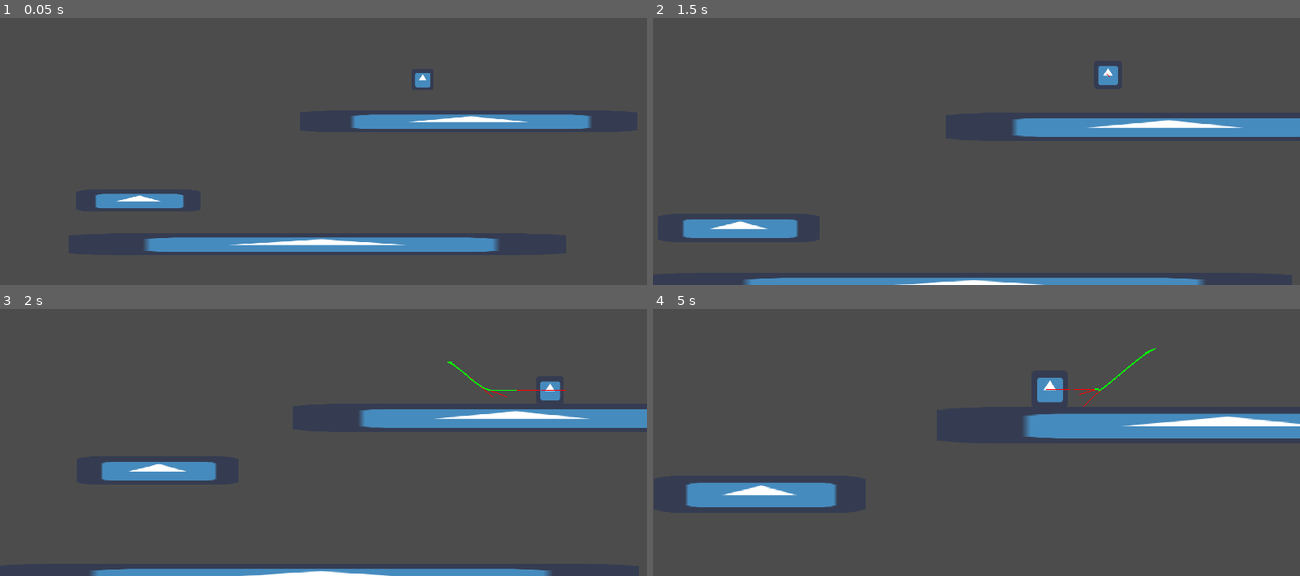
Above: before the commit, frames 1-4 (two rows, left to right).
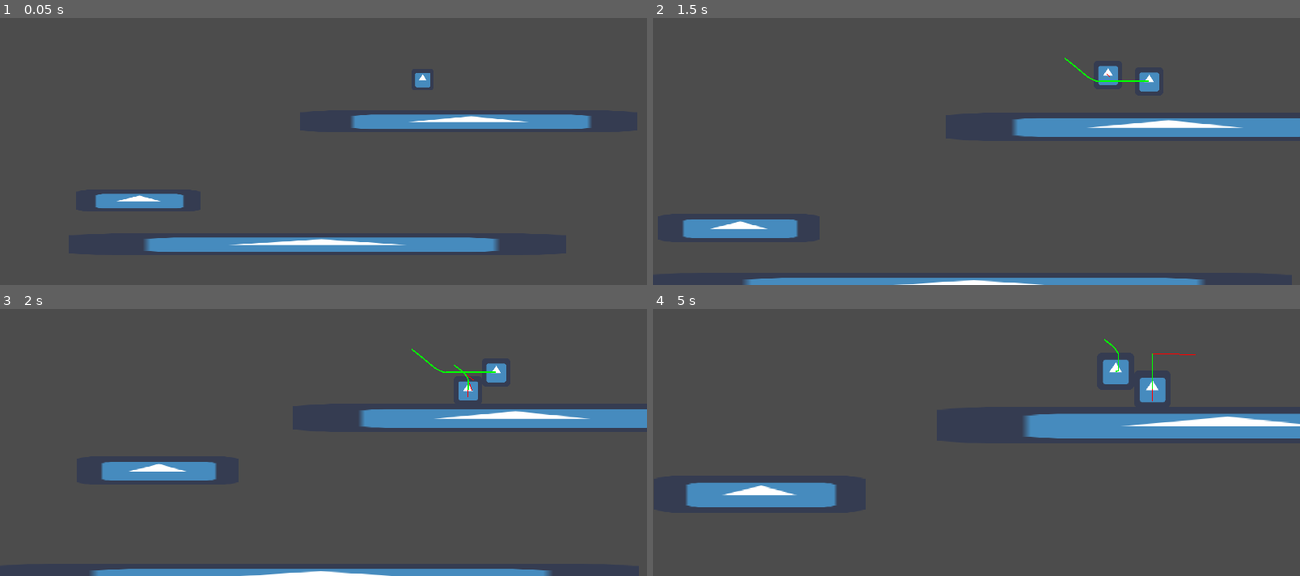
Above: after the commit, the same moments.

Repository: QuentinDaveau/Fractal-Reborn
Game: Godot game, scene res://src/game/Game.tscn
Same seed, same stepped clock (60 frames per second), same inputs: the game is played once before the commit and once after it. The engine's default icon, where the game draws it, is replaced by a stand-in: a white triangle on a blue panel in a dark square.
Inputs:
- Up to frame 1 (0.05 s): no input
- Up to frame 2 (1.5 s): tap Enter (ui_accept) at 0.5, 0.6, 1.35 s; hold Right (ui_right) from 0.53 s (still down); tap Space (game_jump) at 0.77 s
- Up to frame 3 (2 s): keep holding Right (ui_right); tap Space (game_jump) at 1.52 s
- Up to frame 4 (5 s): release Right (ui_right) at 2.03 s; hold Left (ui_left) 2.03-2.78 s; tap Enter (ui_accept) every 0.75 s from 2.1 to 4.35 s; hold Right (ui_right) 2.78-4.28 s; tap Space (game_jump) at 3.02, 3.77, 4.52 s; hold Left (ui_left) from 4.28 s (still down)

Frame 1 is identical in both runs. In frame 2, 0.3% of the frame differs, in the area x 63-79%, y 14-28%; in frame 3, 0.8%; in frame 4, 1.2%, in the area x 59-84%, y 11-37%.
Error after the commit: Division By Zero in operator '/'. (res://src/clone/time_curve_generator.gd:14)

Commit message:
Add clone

Diff:
--- a/src/character/Character.gd
+++ b/src/character/Character.gd
@@ -41,3 +41,7 @@
 
 func move(delta: float, velocity: Vector2) -> void:
 	_velocity = move_and_slide_with_snap(velocity, _snap, GROUND_VECT)
+
+
+func get_logs() -> Array:
+	return $Loggers/MotionLogger.get_logs()
--- a/src/character/Character.tscn
+++ b/src/character/Character.tscn
@@ -11,7 +11,9 @@
 [ext_resource path="res://src/character/log_debugger.gd" type="Script" id=9]
 [ext_resource path="res://src/character/motion_predictor_debugger.gd" type="Script" id=10]
 
-[node name="Character" type="KinematicBody2D"]
+[node name="Character" type="KinematicBody2D" groups=[
+"Logged",
+]]
 script = ExtResource( 7 )
 
 [node name="CollisionPolygon2D" type="CollisionPolygon2D" parent="."]
--- a/src/character/character_state_machine/character_state_machine.gd
+++ b/src/character/character_state_machine/character_state_machine.gd
@@ -15,7 +15,6 @@
 	if state_name in ["fall", "jump"]:
 		if not(current_state in [states_map["fall"], states_map["jump"]]):
 			states_stack.push_front(states_map[state_name])
-	print(state_name)
 	._change_state(state_name)
 
 
--- a/src/character/motion_logger.gd
+++ b/src/character/motion_logger.gd
@@ -17,7 +17,6 @@
 # Takes an initial snapshot when ready
 func _ready() -> void:
 	_take_snap()
-	# Debug
 
 
 # Every LOG_RATE_SEC, or when a important change in velocity is detected, takes a snapshot
@@ -40,8 +39,13 @@
 	_delay = LOG_RATE_SEC
 
 
-# Debug
+# DEBUG
 func _notification(what):
 	if what == MainLoop.NOTIFICATION_WM_QUIT_REQUEST:
 		print(_logs)
 		get_tree().quit() # default behavior
+
+
+# Returns the saved logs
+func get_logs() -> Array:
+	return _logs
--- a/src/character/motion_predictor_debugger.gd
+++ b/src/character/motion_predictor_debugger.gd
@@ -7,10 +7,10 @@
 func _process(delta: float) -> void:
 	CURVE = Curve2D.new()
 	var logs = get_parent()._logs
-	for i in range(0, logs.size() - 1):
+	for i in range(1, logs.size() - 1):
 		var tang = logs[i + 1][1] - logs[i - 1][1]
-		var left_angle_ratio = abs(tang.tangent().angle_to(logs[i - 1][1] - logs[i][1]) / PI) / 2
-		var right_angle_ratio = abs(tang.tangent().angle_to(logs[i + 1][1] - logs[i][1]) / PI) / 2
+		var left_angle_ratio = abs(tang.tangent().angle_to(logs[i - 1][1] - logs[i][1]) / PI) / 4
+		var right_angle_ratio = abs(tang.tangent().angle_to(logs[i + 1][1] - logs[i][1]) / PI) / 4
 		CURVE.add_point(logs[i][1], - tang * left_angle_ratio, tang * right_angle_ratio)
 	_delay -= delta
 	if _delay <= 0:
--- /dev/null
+++ b/src/clone/Clone.tscn
@@ -0,0 +1,39 @@
+[gd_scene load_steps=8 format=2]
+
+[ext_resource path="res://icon.png" type="Texture" id=1]
+[ext_resource path="res://src/clone/motion_predictor_debugger.gd" type="Script" id=2]
+[ext_resource path="res://src/clone/motion_predictor.gd" type="Script" id=3]
+[ext_resource path="res://src/clone/motion_player.gd" type="Script" id=4]
+[ext_resource path="res://src/clone/time_curve_generator.gd" type="Script" id=5]
+[ext_resource path="res://src/clone/clone.gd" type="Script" id=6]
+[ext_resource path="res://src/clone/curve_debugger.gd" type="Script" id=7]
+
+[node name="Clone" type="KinematicBody2D"]
+motion/sync_to_physics = true
+script = ExtResource( 6 )
+
+[node name="CollisionPolygon2D" type="CollisionPolygon2D" parent="."]
+polygon = PoolVector2Array( -28, -32, -32, -28, -32, 28, -28, 32, 28, 32, 32, 28, 32, -28, 28, -32 )
+
+[node name="Sprite" type="Sprite" parent="."]
+texture = ExtResource( 1 )
+
+[node name="Players" type="Node" parent="."]
+
+[node name="MotionPlayer" type="Node" parent="Players"]
+script = ExtResource( 4 )
+
+[node name="MotionPredictor" type="Node" parent="Players/MotionPlayer"]
+script = ExtResource( 3 )
+
+[node name="MotionPredictorDebugger" type="Node2D" parent="Players/MotionPlayer/MotionPredictor"]
+script = ExtResource( 2 )
+
+[node name="TimeCurveGenerator" type="Node" parent="Players/MotionPlayer"]
+script = ExtResource( 5 )
+
+[node name="CurveDebugger" type="Node2D" parent="Players/MotionPlayer/TimeCurveGenerator"]
+script = ExtResource( 7 )
+
+[node name="Tween" type="Tween" parent="Players/MotionPlayer"]
+playback_process_mode = 0
--- /dev/null
+++ b/src/clone/clone.gd
@@ -0,0 +1,5 @@
+extends KinematicBody2D
+
+
+func setup(logs: Array) -> void:
+	$Players/MotionPlayer.setup(logs)
--- /dev/null
+++ b/src/clone/curve_debugger.gd
@@ -0,0 +1,15 @@
+extends Node2D
+
+
+var _curve: Curve
+
+
+func draw_curve(curve: Curve) -> void:
+	_curve = curve
+	update()
+
+
+func _draw() -> void:
+	for i in _curve.get_point_count():
+		print(_curve.interpolate_baked(float(i)/_curve.get_point_count()))
+		draw_circle(Vector2(i*5, _curve.interpolate_baked(float(i)/_curve.get_point_count()) * 100), 2, Color.blue)
--- /dev/null
+++ b/src/clone/motion_player.gd
@@ -0,0 +1,28 @@
+extends Node
+
+# Follow the path given by the MotionPredictor
+
+var _path: Curve2D
+var _time_curve: Curve
+var _total_time: int
+var _current_time: int = 0
+
+
+func setup(logs: Array) -> void:
+	_total_time = logs[-1][0] / 1000.0
+	print(_total_time)
+	_path = $MotionPredictor.predict_path(logs)
+	if not _path:
+		printerr("Issue with path generation!")
+	_time_curve = $TimeCurveGenerator.generate_time_curve(logs)
+
+
+func _ready() -> void:
+	$Tween.interpolate_method(self, "update_position", 0, 1, _total_time, Tween.TRANS_LINEAR)
+	$Tween.start()
+
+
+func update_position(replay_amount: float) -> void:
+	print(_time_curve.interpolate(replay_amount) * _path.get_point_count())
+	owner.global_position = _path.interpolatef(_time_curve.interpolate(replay_amount) * _path.get_point_count())
+#	owner.global_position = _path.interpolatef(replay_amount * _path.get_point_count())
--- /dev/null
+++ b/src/clone/motion_predictor.gd
@@ -0,0 +1,17 @@
+extends Node
+
+# Predicts the path the clone will have to follow using a bezier curve
+
+var _curve: Curve2D = Curve2D.new()
+
+
+func predict_path(logs: Array) -> Curve2D:
+	for i in range(1, logs.size() - 1):
+		var tang = logs[i + 1][1] - logs[i - 1][1]
+		var left_angle_ratio = abs(tang.tangent().angle_to(logs[i - 1][1] - logs[i][1]) / PI) / 4
+		var right_angle_ratio = abs(tang.tangent().angle_to(logs[i + 1][1] - logs[i][1]) / PI) / 4
+		_curve.add_point(logs[i][1], - tang * left_angle_ratio, tang * right_angle_ratio)
+	# DEBUG
+	if has_node("MotionPredictorDebugger"):
+		$MotionPredictorDebugger.set_path(_curve)
+	return _curve
--- /dev/null
+++ b/src/clone/motion_predictor_debugger.gd
@@ -0,0 +1,14 @@
+extends Node2D
+
+# Debug node which displays the path that the clone will follow
+
+var _path: Curve2D
+
+
+func set_path(new_path: Curve2D) -> void:
+	_path = new_path
+	update()
+
+
+func _draw() -> void:
+	draw_polyline(_path.get_baked_points(), Color.green, 4.0)
--- /dev/null
+++ b/src/clone/time_curve_generator.gd
@@ -0,0 +1,20 @@
+extends Node
+
+
+var _time_curve: Curve = Curve.new()
+
+
+func generate_time_curve(logs: Array) -> Curve:
+	var total_time: float = logs[-1][0]
+	var points_count = logs.size()
+	_time_curve.min_value = 0
+	_time_curve.max_value = total_time
+	var i := 1.0
+	for l in logs:
+		print(Vector2(i/points_count, l[0]/total_time), "   ", Vector2(i/points_count, l[0]/total_time).reflect(Vector2(-1, -1).normalized()))
+		_time_curve.add_point(Vector2(i/points_count, (2 * (i/points_count)) - (l[0]/total_time)))
+		i += 1
+	_time_curve.bake()
+	# DEBUG
+	$CurveDebugger.draw_curve(_time_curve)
+	return _time_curve
--- a/src/game_managers/level_manager/level_manager.gd
+++ b/src/game_managers/level_manager/level_manager.gd
@@ -14,5 +14,4 @@
 func _process(delta: float) -> void:
 	if Input.is_action_just_pressed("ui_accept"):
 		var map_center_position = _level_instance.new_gen()
-		print(map_center_position)
 		CameraManager.get_camera().position = map_center_position
--- a/src/level/level.gd
+++ b/src/level/level.gd
@@ -4,6 +4,7 @@
 export(float) var _zoom_level: float = 0.1
 
 onready var _map: Resource = load("res://src/map/TestMap.tscn")
+onready var _clone: Resource = load("res://src/clone/Clone.tscn")
 
 var _active_map: Node2D
 var _gen: int = 0
@@ -16,7 +17,15 @@
 
 func new_gen() -> Vector2:
 	_gen += 1
+	var logs_buffer = []
+	for e in get_tree().get_nodes_in_group("Logged"):
+		logs_buffer.append(e.get_logs())
 	_regenerate_map()
+	for e in logs_buffer:
+		var clone = _clone.instance()
+		clone.setup(e)
+		_active_map.add_child(clone)
+		print("eeeee")
 	return Vector2(960, 540) * (1 + (_zoom_level * _gen))
 
 
@@ -24,5 +33,4 @@
 	_active_map.queue_free()
 	_active_map = _map.instance()
 	_active_map.scale = Vector2(1, 1) * (1 + (_zoom_level * _gen))
-	print((1 + (_zoom_level * _gen)))
 	$Map.add_child(_active_map)
